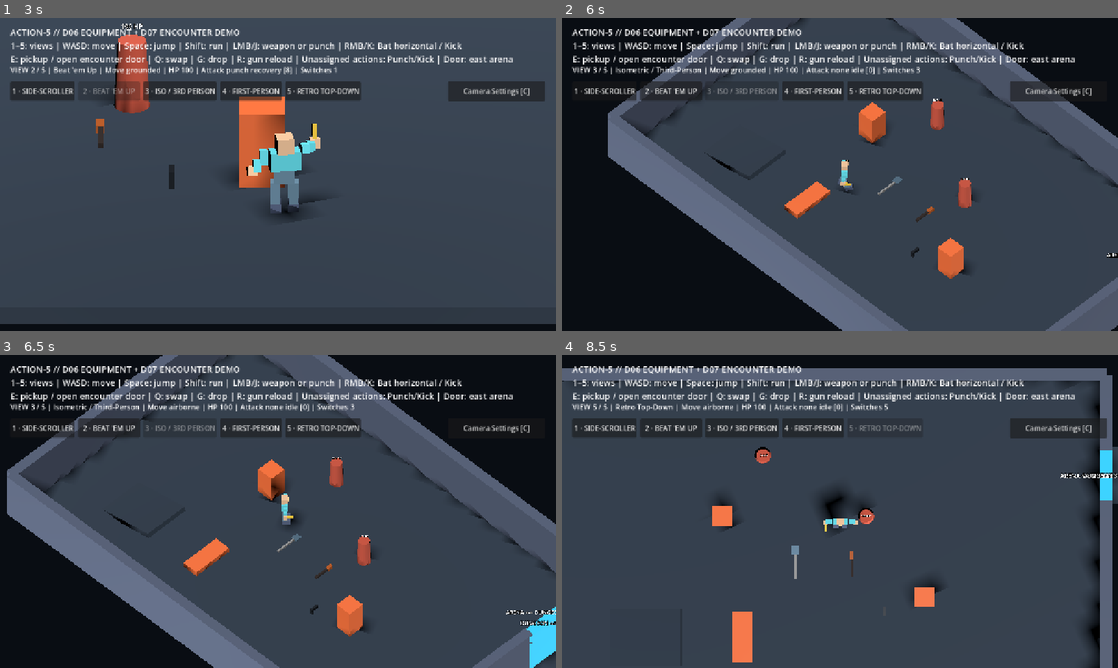
Above: before the commit, frames 1-4 (two rows, left to right).
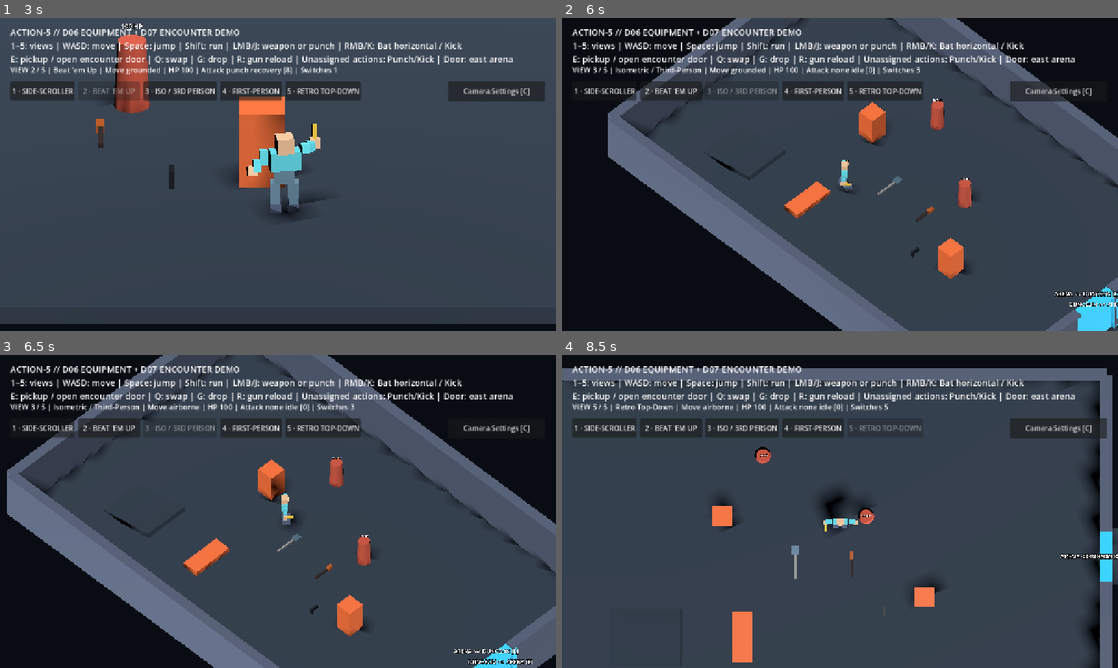
Above: after the commit, the same moments.

Repository: bravado/ACTION-5
Game: Godot game, scene res://demo/main.tscn
The game is run twice, just before and just after one commit, with the same random seed, the same clock (stepped at 60 frames per second) and the same inputs.
Inputs (mouse positions are in pixels of both pictures, inside the frame that each line leads up to):
- Up to frame 1 (3 s): tap Enter at 0.5 s; move the mouse to (400, 158) at 0.52 s; hold D (move_right) 0.53-1.28 s; tap Ctrl (actor_crouch) at 0.6 s; click (400, 158) at 0.67 s; tap Space (actor_jump) at 0.77, 1.52 s; move the mouse to (166, 190) at 1.27 s; hold S (move_down) 1.28-2.03 s; tap Alt (actor_dodge) at 1.35 s; move the mouse to (333, 105) at 2.02 s; hold D (move_right) 2.03-2.78 s; tap K (actor_kick) at 2.1 s; move the mouse to (250, 237) at 2.77 s; hold W (move_up) from 2.78 s (still down); tap J (actor_punch) at 2.85 s; click (250, 237) at 2.92 s
- Up to frame 2 (6 s): tap Space (actor_jump) at 3.02, 3.77, 4.52 s; move the mouse to (1006, 221) at 3.52 s; release W (move_up) at 3.53 s; hold Shift (actor_run) 3.53-4.28 s; hold A (move_left) 3.53-5.03 s; move the mouse to (673, 127) at 4.27 s; tap X (actor_slide) at 4.35 s; move the mouse to (867, 174) at 5.02 s; hold S (move_down) 5.03-5.78 s; tap 1 (view_1) at 5.1 s; click (867, 174) at 5.17 s; move the mouse to (756, 96) at 5.77 s; hold D (move_right) from 5.78 s (still down); tap 3 (view_3) at 5.85 s
- Up to frame 3 (6.5 s): keep holding D (move_right); tap Space (actor_jump) at 6.02 s
- Up to frame 4 (8.5 s): move the mouse to (962, 495) at 6.52 s; release D (move_right) at 6.53 s; hold W (move_up) 6.53-7.28 s; tap 4 (view_4) at 6.6 s; tap Space (actor_jump) at 6.77, 7.52 s; move the mouse to (728, 527) at 7.27 s; hold D (move_right) 7.28-8.03 s; tap 5 (view_5) at 7.35 s; click (728, 527) at 7.42 s; move the mouse to (895, 442) at 8.02 s; hold S (move_down) from 8.03 s (still down); tap R at 8.1 s

Frame 1 is identical in both runs. In frame 2, 0.9% of the frame differs, in the area x 88-100%, y 75-100%; in frame 3, 1.4%, in the area x 81-100%, y 80-100%; in frame 4, 1.3%.

Commit message:
feat(d08): center symmetric shared gate on F1-compatible Z=0 movement lane

Diff:
--- a/demo/main.tscn
+++ b/demo/main.tscn
@@ -92,16 +92,10 @@
 size = Vector3(0.6, 0.40, 3.05)
 
 [sub_resource type="BoxMesh" id="EastWallUpperMesh"]
-size = Vector3(0.6, 3.0, 3.75)
+size = Vector3(0.6, 3.0, 7.75)
 
 [sub_resource type="BoxShape3D" id="EastWallUpperShape"]
-size = Vector3(0.6, 3.0, 3.75)
-
-[sub_resource type="BoxMesh" id="EastWallLowerMesh"]
-size = Vector3(0.6, 3.0, 11.75)
-
-[sub_resource type="BoxShape3D" id="EastWallLowerShape"]
-size = Vector3(0.6, 3.0, 11.75)
+size = Vector3(0.6, 3.0, 7.75)
 
 [sub_resource type="StandardMaterial3D" id="DoorMaterial"]
 albedo_color = Color(0.18, 0.53, 0.67, 1.0)
@@ -154,10 +148,10 @@
 
 [node name="EastWall" type="Node3D" parent="."]
 
-; Shared east wall, split around a real 2.5m opening centered at Z=-4.
+; Shared east wall, split around a 2.5m opening centered on F1's Z=0 lane.
 ; The dungeon's western floor edge touches the arena at world X=14.
 [node name="Upper" type="StaticBody3D" parent="EastWall"]
-position = Vector3(14, 1.5, -7.125)
+position = Vector3(14, 1.5, -5.125)
 
 [node name="MeshInstance3D" type="MeshInstance3D" parent="EastWall/Upper"]
 mesh = SubResource("EastWallUpperMesh")
@@ -167,14 +161,14 @@
 shape = SubResource("EastWallUpperShape")
 
 [node name="Lower" type="StaticBody3D" parent="EastWall"]
-position = Vector3(14, 1.5, 3.125)
+position = Vector3(14, 1.5, 5.125)
 
 [node name="MeshInstance3D" type="MeshInstance3D" parent="EastWall/Lower"]
-mesh = SubResource("EastWallLowerMesh")
+mesh = SubResource("EastWallUpperMesh")
 surface_material_override/0 = SubResource("Material_wall")
 
 [node name="CollisionShape3D" type="CollisionShape3D" parent="EastWall/Lower"]
-shape = SubResource("EastWallLowerShape")
+shape = SubResource("EastWallUpperShape")
 
 [node name="PillarA" type="StaticBody3D" parent="."]
 position = Vector3(-5, 0.9, -2)
@@ -237,7 +231,7 @@
 
 [node name="PassageFloor" type="StaticBody3D" parent="."]
 ; Overlapping slab keeps the independently authored floors physically joined.
-position = Vector3(14.0, -0.2, -4.0)
+position = Vector3(14.0, -0.2, 0.0)
 
 [node name="Mesh" type="MeshInstance3D" parent="PassageFloor"]
 mesh = SubResource("PassageFloorMesh")
@@ -248,7 +242,7 @@
 
 [node name="EncounterDoor" type="Node3D" parent="." groups=["action5_interactable"]]
 ; One physical, two-sided gate for the arena AND dungeon.
-position = Vector3(14, 0, -4)
+position = Vector3(14, 0, 0)
 script = ExtResource("14_door")
 keep_visual_when_open = true
 barrier_visual_path = NodePath("BarrierMesh")
@@ -307,7 +301,7 @@
 position = Vector3(26.0, 0, 0)
 
 [node name="ArenaSpawn" type="Marker3D" parent="."]
-position = Vector3(11.7, 0.15, -4.0)
+position = Vector3(11.7, 0.15, 0.0)
 
 [node name="EncounterSpawn" type="Marker3D" parent="."]
 ; Scripted warp/CI marker only. Ordinary door traversal NEVER teleports.
Not shown: 1 places in demo/main.tscn that only renumber resources
